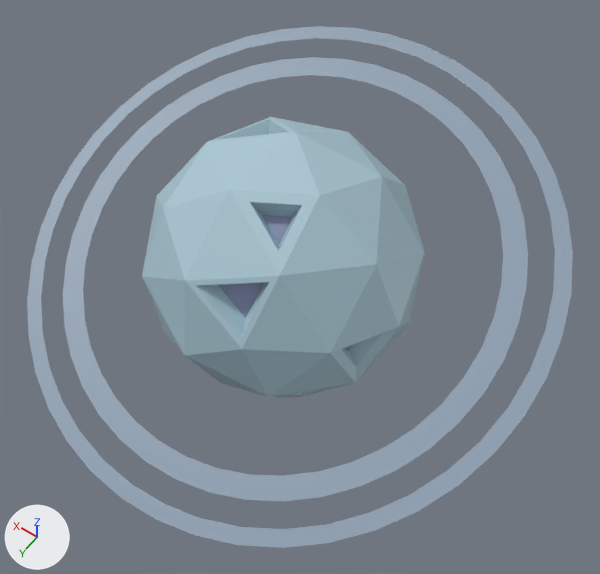
Two versions of the FBX model Assets/Models/SM_planet.fbx, one commit apart.
Camera for both pictures: a camera (50 mm lens) standing at (-6.92, 23.96, 19.17) and looking at (-1.09, 15.8, 6.34). The axes (+X, +Y, +Z) are drawn at lower left. The lights are the same throughout. Where no turn or scale is listed for an object, it has been applied to the vertices.

Names of what the first picture shows: 'SM_planet'.
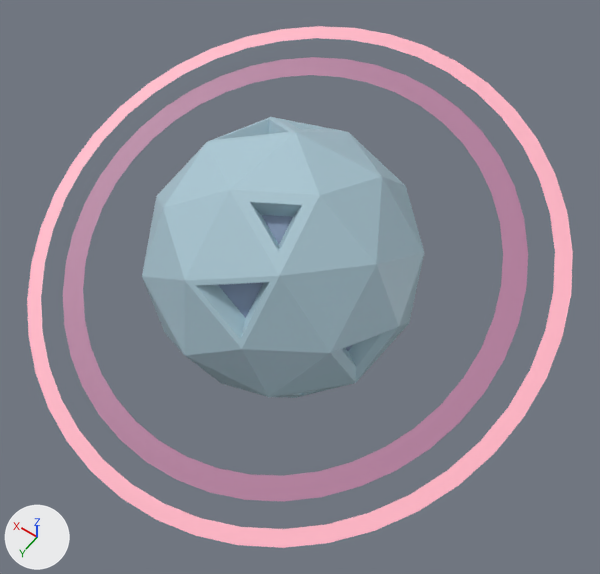
Pixel boxes [x1, y1, x2, y2] of what changed, in the pictures (600 x 574 px):
'SM_planet', recoloured: [27, 26, 573, 548] in both

The change, as a list of edits to the scene's bpy script:
```text
Change mat_material_004:
    mat_material_004.base_color: (0.256, 0.333, 0.425) -> (1.0, 0.445, 0.544)  # blue #8a9cae -> pink #ffb2c3
Change mat_material_008:
    mat_material_008.base_color: (0.256, 0.333, 0.425) -> (0.424, 0.18, 0.307)  # blue #8a9cae -> pink #ae7696
```
